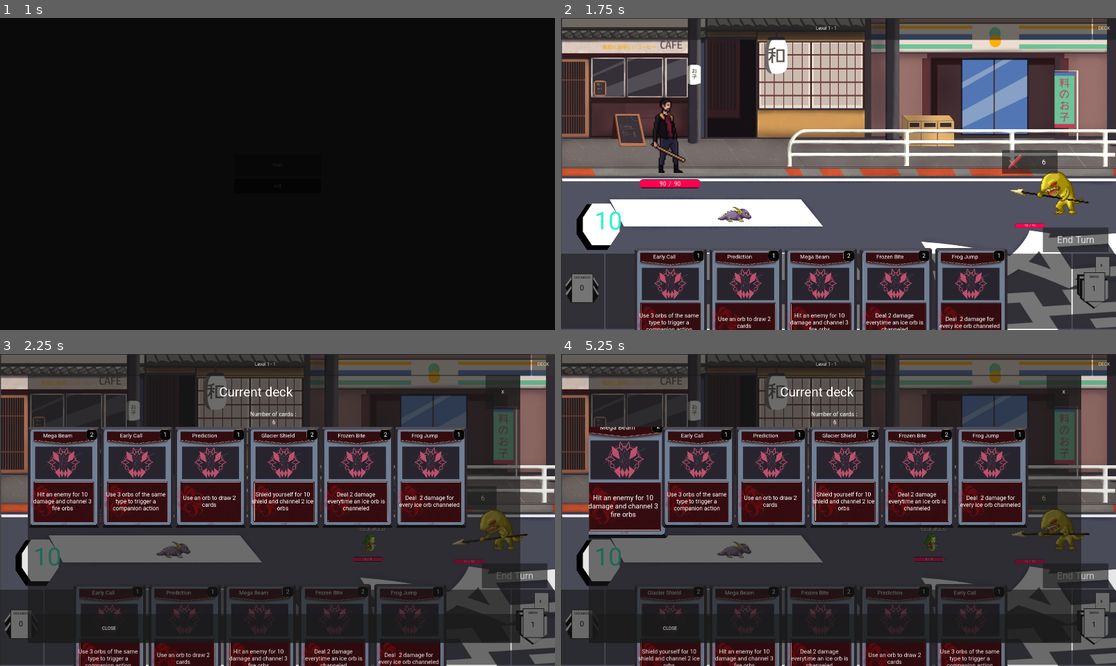
Above: before the commit, frames 1-4 (two rows, left to right).
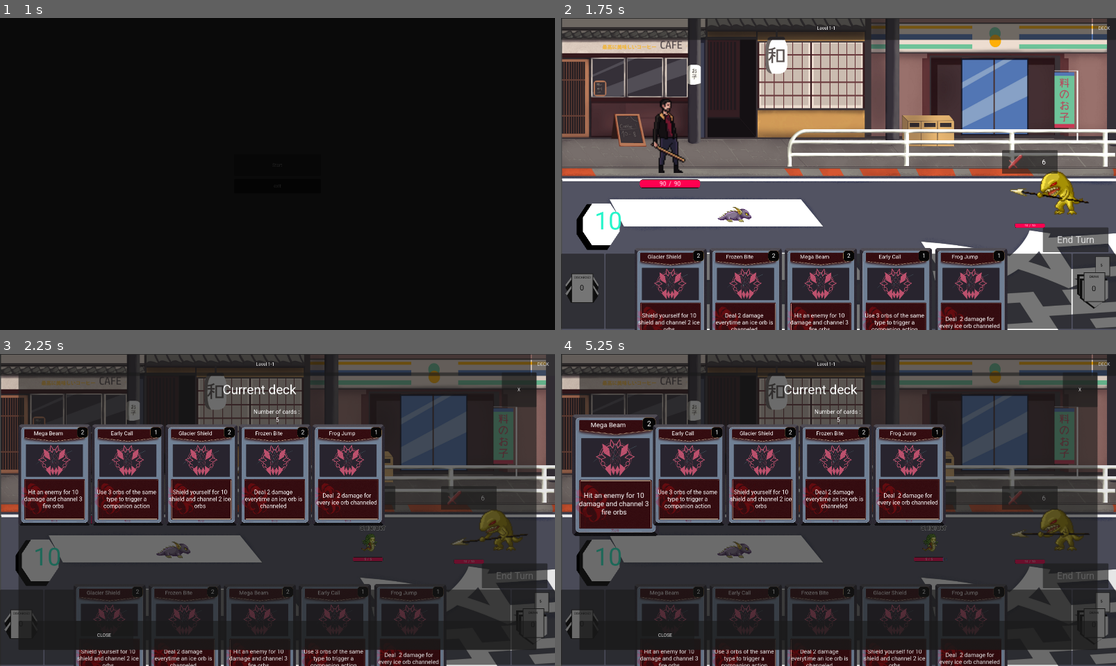
Above: after the commit, the same moments.

Repository: Leosten/card-game
Game: Godot game, scene res://main.tscn
Two runs of this game, one before a commit and one after it. Both use one fixed random seed, a clock stepped at 60 frames per second and the inputs below.
Inputs (mouse positions are in pixels of both pictures, inside the frame that each line leads up to):
- Up to frame 1 (1 s): click "Start" at 0.5 s
- Up to frame 2 (1.75 s): click "End Turn" at 1.25 s
- Up to frame 3 (2.25 s): click "DECK" at 2 s
- Up to frame 4 (5.25 s): click (672, 634) at 2.77 s; click "End Turn" at 3.5 s; click "DECK" at 4.25 s; click (627, 478) at 5.02 s

Frame 1 is identical in both runs. In frame 2, 0.9% of the frame differs, in the area x 13-98%, y 2-100%; in frame 3, 23%; in frame 4, 24%, in the area x 2-98%, y 2-100%.

Commit message:
next level window added

Diff:
--- a/Manager/character_manager.gd
+++ b/Manager/character_manager.gd
@@ -35,7 +35,7 @@
 			print("Character number 0 starting deck")
 			#return ["beam","beam","beam","beam", "defend","defend","defend", "defend","wind_chill","wind_chill","lightning","lightning"]
 			#return ["beam",  "defend", "wind_chill", "lightning", "heal", "fire_beam", "early_call", "prediction", "protect_me", "careful_hit"]
-			return ["mega_beam", "early_call", "prediction", "glacier_shield", "frozen_bite", "frog_jump"]
+			return ["mega_beam", "early_call", "glacier_shield", "frozen_bite", "frog_jump"]
 			#return ["fire_beam", "early_call", "wind_chill", "protect_me", "careful_hit","lightning"]
 func _get_starting_stats(char_id):
 	match char_id:
--- a/Manager/game_manager.gd
+++ b/Manager/game_manager.gd
@@ -29,6 +29,7 @@
 
 # Called when the node enters the scene tree for the first time.
 func _ready() -> void:
+	Events.next_battle.connect(on_next_battle)
 	viewport_size = get_viewport().size
 	# select char id at start menu
 	battle_state = BattleState.new()
@@ -62,17 +63,12 @@
 	return character_manager.get_character_scene(char_id)
 
 func get_companion_scene():
-	#if (companion_scene != null) :
-		#return companion_scene
 	return character_manager.get_companion_scene(companion_id)
 
 func get_player_char_id():
 	return battle_state.player_stats.char_id
 
-func get_battle_state() -> BattleState:
-	return battle_state
-
-func victory_progress():
+func on_next_battle():
 	if current_stage == max_current_stage and current_level == max_current_level:
 		Events.game_completed.emit()
 		print("game completed")
--- a/Manager/stage_manager.gd
+++ b/Manager/stage_manager.gd
@@ -16,7 +16,7 @@
 func _ready() -> void:
 	pass
 
-func get_stage_encounter_types(level) :
+func get_stage_encounter_types(level: int) -> Array[level_type]:
 	match level:
 		1:
 			return [level_type.COMMON]
@@ -38,6 +38,8 @@
 			return [level_type.COMMON, level_type.TREASURE, level_type.SPECIAL]
 		10:
 			return [level_type.BOSS]
+		_:
+			return []
 
 static func get_encounter_name_by_type(type : level_type):
 	match type:
@@ -55,7 +57,8 @@
 			return "Shop"
 		level_type.FORGE:
 			return "Forge"
-
+		_:
+			return ""
 
 func get_stage_possible_monsters(stage) :
 	match stage:
--- a/Resources/Characters/elemental_companion_stats.gd
+++ b/Resources/Characters/elemental_companion_stats.gd
@@ -102,7 +102,7 @@
 func trigger_high():
 	if GameManager.battle_state.level_monsters.is_empty():
 		return
-	var battle_state = GameManager.get_battle_state()
+	var battle_state = GameManager.battle_state
 	if channel_orbs.count(CardUtils.magic_type.FIRE) >= channel_high_activation_ceiling:
 		explosion(battle_state)
 	if channel_orbs.count(CardUtils.magic_type.ICE) >= channel_high_activation_ceiling:
@@ -138,7 +138,7 @@
 	print("aoe explosion triggered !")
 	for monster in battle_state.level_monsters:
 		DamageUtils.apply_damage(fire_low_damage, monster)
-		monster.damage_taken.emit()
+		monster.damage_taken.emit(fire_low_damage)
 
 func big_shield(battle_state: BattleState):
 	print("big shield triggered !")
--- a/Utils/events.gd
+++ b/Utils/events.gd
@@ -12,3 +12,6 @@
 
 signal next_battle
 signal game_completed
+
+signal request_window_open
+signal request_window_close
--- a/View/Cards/card_hud.gd
+++ b/View/Cards/card_hud.gd
@@ -31,12 +31,13 @@
 
 func _ready() -> void:
 	GameManager.battle_state.draw_cards.connect(on_draw_card_signal)
+	GameManager.battle_state.player_stats.current_mana_changed.connect(on_mana_changed)
 	card_animation_manager = CardAnimationManager.new()
 	card_hand_size = card_hand_anchor.get_rect()
 	card_animation_manager.hud_size = card_hand_size
 	add_child(card_animation_manager)
 	init_card_position()
-	#start_battle()
+
 
 func start_battle():
 	player_draw_value = GameManager.battle_state.player_stats.draw_value
@@ -167,9 +168,9 @@
 		CardAnimationManager.reposition_animation(card, new_position)
 		card.base_position = new_position
 
-func update_displayed_hand_cost(battle_state : BattleState):
+func on_mana_changed():
 	for card : Card in displayed_hand:
-		card.update_cost_label(CharacterUtils.get_current_mana(battle_state))
+		card.update_cost_label(GameManager.battle_state.player_stats.current_mana)
 
 func end_turn():
 	enemy_turn = true
--- a/View/Cards/mana_window.gd
+++ b/View/Cards/mana_window.gd
@@ -1,6 +1,10 @@
 extends Node2D
 
-func update_mana(current_mana):
+func _ready():
+	GameManager.battle_state.player_stats.current_mana_changed.connect(on_mana_changed)
+
+func on_mana_changed():
+	var current_mana = GameManager.battle_state.player_stats.current_mana
 	var color
 	if (current_mana > 0):
 		color = Color(0.149, 0.959, 0.792, 1.0)
--- a/View/Menu/deck_list_window.tscn
+++ b/View/Menu/deck_list_window.tscn
@@ -30,10 +30,10 @@
 anchors_preset = 15
 anchor_right = 1.0
 anchor_bottom = 1.0
-offset_left = 96.0
-offset_top = 72.0
-offset_right = -120.0
-offset_bottom = -80.0
+offset_left = 64.0
+offset_top = 64.0
+offset_right = -64.0
+offset_bottom = -56.0
 grow_horizontal = 2
 grow_vertical = 2
 
@@ -77,6 +77,7 @@
 vertical_alignment = 1
 
 [node name="ScrollContainer" type="ScrollContainer" parent="PanelContainer/VBoxContainer" unique_id=2094964079]
+clip_contents = false
 layout_mode = 2
 size_flags_vertical = 3
 
--- a/View/Menu/hud_menu.gd
+++ b/View/Menu/hud_menu.gd
@@ -1,8 +1,39 @@
 extends CanvasLayer
 
 @onready var center_root = $%CenterWindowRoot
+var deck_list_window_scene = load("res://View/Menu/deck_list_window.tscn")
+var reward_window_scene = load("res://View/Menu/victory_window.tscn")
+var next_level_window_scene = load("res://View/Menu/next_level_window/next_level_window.tscn")
+var deck_list_window : Node
+var reward_window : Node
+var next_level_window : Node
+
+func _ready() -> void:
+	# Listen to global requests
+	Events.request_window_open.connect(_on_window_open_requested)
+	Events.request_window_close.connect(_on_window_close_requested)
+	Events.next_battle.connect(on_level_change)
+
+func _on_window_open_requested(window_name: String, extra_data: Dictionary = {}) -> void:
+	match window_name:
+		"reward":
+			reward_window = reward_window_scene.instantiate()
+			center_root.add_child(reward_window)
+		"deck":
+			deck_list_window = deck_list_window_scene.instantiate()
+			center_root.add_child(deck_list_window)
+		"next_level":
+			next_level_window = next_level_window_scene.instantiate()
+			center_root.add_child(next_level_window)
+
+func _on_window_close_requested(window_name: String) -> void:
+	match window_name:
+		"reward": reward_window.queue_free()
+		"deck": deck_list_window.queue_free()
+		"next_level" : next_level_window.queue_free()
 
 func _on_deck_list_button_pressed() -> void:
-	print("deck list button pressed")
-	var deck_list_window = load("res://View/Menu/deck_list_window.tscn")
-	center_root.add_child(deck_list_window.instantiate())
+	Events.request_window_open.emit("deck")
+
+func on_level_change():
+	%CurrentLevelLabel.text = "Level " + str(GameManager.current_stage) + " - " + str(GameManager.current_level)
--- a/View/Menu/next_level_window/encounter_choice.tscn
+++ b/View/Menu/next_level_window/encounter_choice.tscn
@@ -3,15 +3,24 @@
 [ext_resource type="Script" uid="uid://crwjnj48ms5pr" path="res://View/Menu/next_level_window/encounter_choice.gd" id="1_r2dx6"]
 
 [node name="EncounterChoice" type="Control" unique_id=1596377273]
+custom_maximum_size = Vector2(600, 900)
 layout_mode = 3
-anchors_preset = 0
+anchors_preset = 15
+anchor_right = 1.0
+anchor_bottom = 1.0
+grow_horizontal = 2
+grow_vertical = 2
 script = ExtResource("1_r2dx6")
 
 [node name="CenterContainer" type="CenterContainer" parent="." unique_id=2012195942]
-layout_mode = 0
-offset_right = 40.0
-offset_bottom = 40.0
+layout_mode = 1
+anchors_preset = 15
+anchor_right = 1.0
+anchor_bottom = 1.0
+grow_horizontal = 2
+grow_vertical = 2
 
 [node name="ChoiceLabel" type="Label" parent="CenterContainer" unique_id=592430045]
 unique_name_in_owner = true
 layout_mode = 2
+text = "Encounter"
--- a/View/Menu/next_level_window/next_level_window.gd
+++ b/View/Menu/next_level_window/next_level_window.gd
@@ -1,7 +1,7 @@
 extends Control
 
-var encounter_choice = preload("res://View/Menu/next_level_window/encounter_choice.tscn")
-var possible_encounters_type
+var encounter_choice_scene = preload("res://View/Menu/next_level_window/encounter_choice.tscn")
+var possible_encounters_type := []
 var selected_choice = null
 
 func _ready() -> void:
@@ -10,12 +10,13 @@
 
 func display_encounter_choices():
 	for encounter in possible_encounters_type:
-		var choice = encounter_choice.instantiate()
-		choice.init(encounter)
+		print("encounter in for: " , encounter)
+		var choice = encounter_choice_scene.instantiate()
 		choice.hovered.connect(_on_choice_hovered)
 		choice.hovered_out.connect(_on_choice_hovered_out)
 		choice.clicked.connect(_on_choice_clicked)
-		%ChoicesContainer.add_child(encounter_choice)
+		%ChoicesContainer.add_child(choice)
+		choice.init(encounter)
 
 func _on_choice_hovered():
 	pass
--- a/View/Menu/next_level_window/next_level_window.tscn
+++ b/View/Menu/next_level_window/next_level_window.tscn
@@ -21,9 +21,12 @@
 script = ExtResource("1_dxppe")
 
 [node name="BackDrop" type="ColorRect" parent="." unique_id=1589563938]
-layout_mode = 0
-offset_right = 40.0
-offset_bottom = 40.0
+layout_mode = 1
+anchors_preset = 15
+anchor_right = 1.0
+anchor_bottom = 1.0
+grow_horizontal = 2
+grow_vertical = 2
 color = Color(0, 0, 0, 1)
 
 [node name="PanelContainer" type="PanelContainer" parent="." unique_id=429213419]
@@ -54,7 +57,7 @@
 vertical_alignment = 1
 
 [node name="NextLevelSubText" type="Label" parent="PanelContainer/VBoxContainer" unique_id=836496789]
-custom_minimum_size = Vector2(150, 150)
+custom_minimum_size = Vector2(140, 79)
 layout_mode = 2
 text = "Choose your path"
 label_settings = SubResource("LabelSettings_2o1au")
@@ -66,59 +69,11 @@
 size_flags_vertical = 3
 mouse_filter = 2
 
-[node name="ChoicesContainer" type="HBoxContainer" parent="PanelContainer/VBoxContainer/PanelContainer" unique_id=1545416641]
+[node name="ChoicesContainer" type="HBoxContainer" parent="PanelContainer/VBoxContainer/PanelContainer" unique_id=2138614377]
 unique_name_in_owner = true
 layout_mode = 2
 mouse_filter = 2
-
-[node name="FirstChoice" type="CenterContainer" parent="PanelContainer/VBoxContainer/PanelContainer/ChoicesContainer" unique_id=883517594]
-unique_name_in_owner = true
-visible = false
-custom_minimum_size = Vector2(500, 0)
-layout_mode = 2
-size_flags_horizontal = 3
-mouse_filter = 2
-
-[node name="FirstLabel" type="Label" parent="PanelContainer/VBoxContainer/PanelContainer/ChoicesContainer/FirstChoice" unique_id=1673382851]
-unique_name_in_owner = true
-visible = false
-layout_mode = 2
-text = "TEST
-"
-
-[node name="SecondChoice" type="CenterContainer" parent="PanelContainer/VBoxContainer/PanelContainer/ChoicesContainer" unique_id=428923512]
-unique_name_in_owner = true
-visible = false
-custom_minimum_size = Vector2(500, 0)
-layout_mode = 2
-size_flags_horizontal = 3
-mouse_filter = 2
-
-[node name="SecondLabel" type="Label" parent="PanelContainer/VBoxContainer/PanelContainer/ChoicesContainer/SecondChoice" unique_id=1773224365]
-unique_name_in_owner = true
-visible = false
-layout_mode = 2
-text = "TEST
-"
-
-[node name="ThirdChoice" type="CenterContainer" parent="PanelContainer/VBoxContainer/PanelContainer/ChoicesContainer" unique_id=2089843715]
-unique_name_in_owner = true
-visible = false
-custom_minimum_size = Vector2(500, 0)
-layout_mode = 2
-size_flags_horizontal = 3
-
-[node name="ThirdLabel" type="Label" parent="PanelContainer/VBoxContainer/PanelContainer/ChoicesContainer/ThirdChoice" unique_id=289777423]
-unique_name_in_owner = true
-visible = false
-layout_mode = 2
-text = "TEST
-"
-
-[node name="MarginContainer" type="PanelContainer" parent="PanelContainer/VBoxContainer" unique_id=808165126]
-custom_minimum_size = Vector2(0, 50)
-layout_mode = 2
-mouse_filter = 1
+alignment = 1
 
 [node name="PanelContainer2" type="PanelContainer" parent="PanelContainer/VBoxContainer" unique_id=2008664093]
 custom_maximum_size = Vector2(-1, 150)
--- a/View/Menu/victory_window.gd
+++ b/View/Menu/victory_window.gd
@@ -2,7 +2,7 @@
 
 signal next
 
-var battle_state : BattleState = GameManager.get_battle_state()
+var battle_state : BattleState = GameManager.battle_state
 var cards : Array[CardData]
 var selected_card : CardData = null
 
@@ -49,15 +49,17 @@
 		#TODO animation
 		print("adding card to deck")
 		GameManager.battle_state.player_deck.append(selected_card)
-	GameManager.victory_progress()
-	Events.next_battle.emit()
-	await ScreenTransition.wipe_in()
-	queue_free()
-	next.emit()
+	Events.request_window_close.emit("reward")
+	Events.request_window_open.emit("next_level")
+	#GameManager.victory_progress()
+	#Events.next_battle.emit()
+	#await ScreenTransition.wipe_in()
+	#queue_free()
+	#next.emit()
 
 func _on_ignore_button_pressed() -> void:
-	GameManager.victory_progress()
-	Events.next_battle.emit()
+	#GameManager.victory_progress()
+	#Events.next_battle.emit()
 	queue_free()
 
 
--- a/View/Menu/victory_window.tscn
+++ b/View/Menu/victory_window.tscn
@@ -46,6 +46,10 @@
 anchors_preset = 15
 anchor_right = 1.0
 anchor_bottom = 1.0
+offset_left = -109.0
+offset_top = -53.0
+offset_right = 29.0
+offset_bottom = 27.0
 grow_horizontal = 2
 grow_vertical = 2
 mouse_filter = 2
--- a/battle.gd
+++ b/battle.gd
@@ -35,13 +35,8 @@
 	battle_animation_manager = BattleAnimationManager.new()
 	add_child(battle_animation_manager)
 	action_manager = ActionManager.new()
-	#action_manager.card_used.connect(on_card_used)
+	battle_state = GameManager.battle_state
 
-	battle_state = GameManager.get_battle_state()
-	battle_state.player_stats.current_mana_changed.connect(on_mana_changed)
-
-	current_level = GameManager.current_level
-	current_stage = GameManager.current_stage
 	spawn_player_character()
 	spawn_companion_character()
 	new_stage()
@@ -53,15 +48,14 @@
 	print("new battle current stage " , current_stage, " - ", current_level)
 	current_turn = 1
 	battle_state.replenish_player_mana()
-	level_display.text = "Level " + str(current_stage) + " - " + str(current_level)
-	update_player_mana()
+	battle_state.replenish_player_mana()
 	get_level_monsters()
 	spawn_level_monsters()
 	card_hand_hud.start_battle()
 	card_hand_hud.new_turn()
 
 func new_stage():
-	load_stage_monsters()
+	stage_monsters = stage_manager.get_stage_monsters(GameManager.current_level)
 
 func spawn_player_character():
 	player_character = GameManager.get_character_scene()
@@ -100,9 +94,6 @@
 		await get_tree().create_timer(0.3).timeout
 	print("Monsters spawned")
 
-func load_stage_monsters():
-	stage_monsters = stage_manager.get_stage_monsters(current_level)
-
 func _on_card_clicked(card_data: CardData) -> void:
 	if enemy_turn == true:
 		return
@@ -121,13 +112,6 @@
 		#print("card used on enemy")
 		action_manager.use_card_on_enemy(card_clicked, battle_state, monster_data)
 		card_clicked = null
-
-func on_mana_changed():
-	update_player_mana()
-	card_hand_hud.update_displayed_hand_cost(battle_state)
-
-func update_player_mana():
-	mana_window.update_mana(battle_state.player_stats.current_mana)
 
 func on_monster_dead(monster : MonsterData):
 	print("monster %s dead!" % monster.battle_position)
@@ -154,28 +138,13 @@
 	enemy_turn = true
 	await launch_enemy_turn()
 	battle_state.replenish_player_mana()
-	update_player_mana()
 	card_hand_hud.new_turn()
 	action_manager.start_turn_status_cycle(battle_state)
 	enemy_turn = false
 
 func victory():
 	await _cleanup_fight()
-	display_victory_screen()
-
-func display_victory_screen():
-	victory_screen = load("res://View/Menu/victory_window.tscn")
-	center_window.add_child(victory_screen.instantiate())
-	print("victory screen display")
-
-func on_victory_screen_next():
-	victory_screen.queue_free()
-	display_next_level_screen()
-
-func display_next_level_screen():
-	next_level_screen = load("res://View/Menu/next_level_window/next_level_window.tscn")
-	center_window.add_child(victory_screen.instantiate())
-	print("victory screen display")
+	Events.request_window_open.emit("reward")
 
 func _cleanup_fight():
 	battle_state.cleanup_fight()
--- a/battle.tscn
+++ b/battle.tscn
@@ -87,6 +87,7 @@
 layout_mode = 2
 
 [node name="CurrentLevelLabel" type="Label" parent="Hud/TopHudRoot/BattleStats/HBoxContainer/PanelContainer/MarginContainer" unique_id=101475463]
+unique_name_in_owner = true
 layout_mode = 2
 text = "Level 1-1"
 
